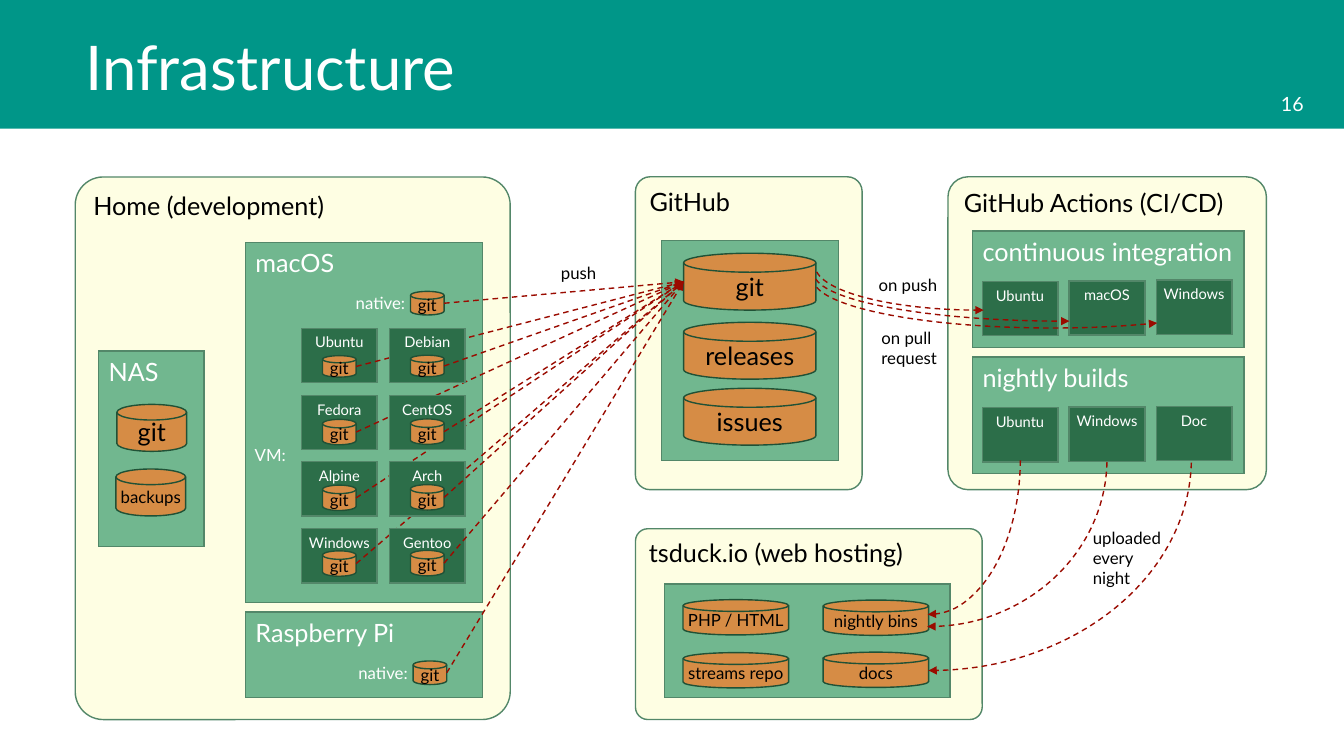
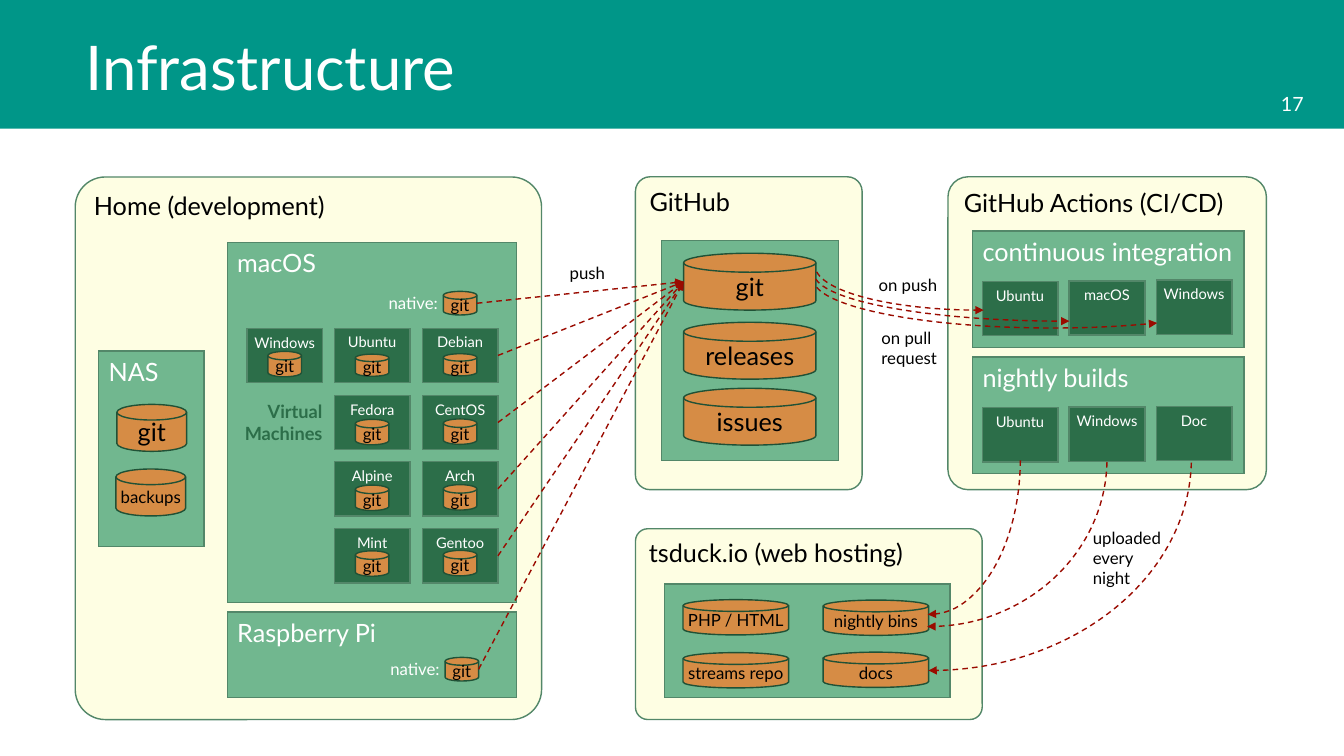
Before and after one commit to tsduck/tsduck, a slide deck: slide 17 of doc/tsduck-project.pptx (slide 16 before the commit). Drawn at 1344x756 pixels with LibreOffice and Linux fonts; fonts in the diff are those of the drawing; background and template pictures are left out. Boxes give left, top, right and bottom in pixels: in the first picture for what was removed or moved away, otherwise in the second. Text is boxed around its words. In the diff, an @@ line names an element or a change of style, - is before the commit and + after.

```diff
--- a/doc/tsduck-project.pptx
+++ b/doc/tsduck-project.pptx
@@ page number at (x1=1281, y1=97, x2=1304, y2=111): text changed @@
-16
+17
@@ rounded rectangle "Home (development)" resized from (x1=76, y1=177, x2=511, y2=720) to (x1=76, y1=177, x2=542, y2=720) @@
@@ rectangle "macOS" resized from (x1=246, y1=242, x2=483, y2=602) to (x1=228, y1=242, x2=517, y2=602) @@
@@ text "push" moved from (x1=561, y1=266, x2=596, y2=282) to (x1=570, y1=266, x2=605, y2=282) @@
@@ arrow removed from (356, 564) to (684, 282) @@
@@ arrow removed from (356, 498) to (684, 282) @@
@@ arrow removed from (356, 433) to (684, 282) @@
@@ arrow removed from (356, 367) to (684, 282) @@
@@ arrow moved from (445, 303) - (684, 282) to (477, 303) - (684, 282) @@
@@ arrow moved from (447, 673) - (684, 282) to (479, 669) - (684, 282) @@
@@ arrow moved from (445, 564) - (684, 282) to (498, 556) - (684, 282) @@
@@ arrow moved from (445, 497) - (684, 282) to (498, 489) - (684, 282) @@
@@ arrow moved from (445, 432) - (684, 282) to (498, 422) - (684, 282) @@
@@ arrow moved from (445, 366) - (684, 282) to (498, 356) - (684, 282) @@
@@ rectangle "Windows" moved from (x1=301, y1=529, x2=377, y2=584) to (x1=247, y1=329, x2=323, y2=383) @@
@@ cylinder added at (x1=268, y1=352, x2=301, y2=377), fill #D68C45, outline #215136 1 pt, 12 pt, text #000000 @@
+git
@@ 9 cylinders, 7 rectangles, 1 text moved together from (x1=301, y1=291, x2=465, y2=584) to (x1=335, y1=291, x2=498, y2=584) @@
@@ text at (x1=245, y1=405, x2=323, y2=440): text changed; size 12 to 13 pt; text colour #FFFFFF to #2C6E49; bold on @@
-VM:
+Virtual
+Machines
@@ rectangle added at (x1=335, y1=529, x2=410, y2=584), fill #2C6E49, outline #54876A 1 pt, 10.5 pt, text #FFFFFF @@
+Mint
@@ rectangle "Raspberry Pi" resized from (x1=246, y1=612, x2=483, y2=698) to (x1=228, y1=612, x2=517, y2=698) @@
@@ text "native:" moved from (x1=358, y1=667, x2=407, y2=679) to (x1=390, y1=663, x2=439, y2=675) @@
@@ cylinder "git" moved from (x1=413, y1=661, x2=447, y2=685) to (x1=446, y1=657, x2=479, y2=681) @@
```
Also in this commit, not shown: 3 other slides changed, 1 slide added, 3 other files.
